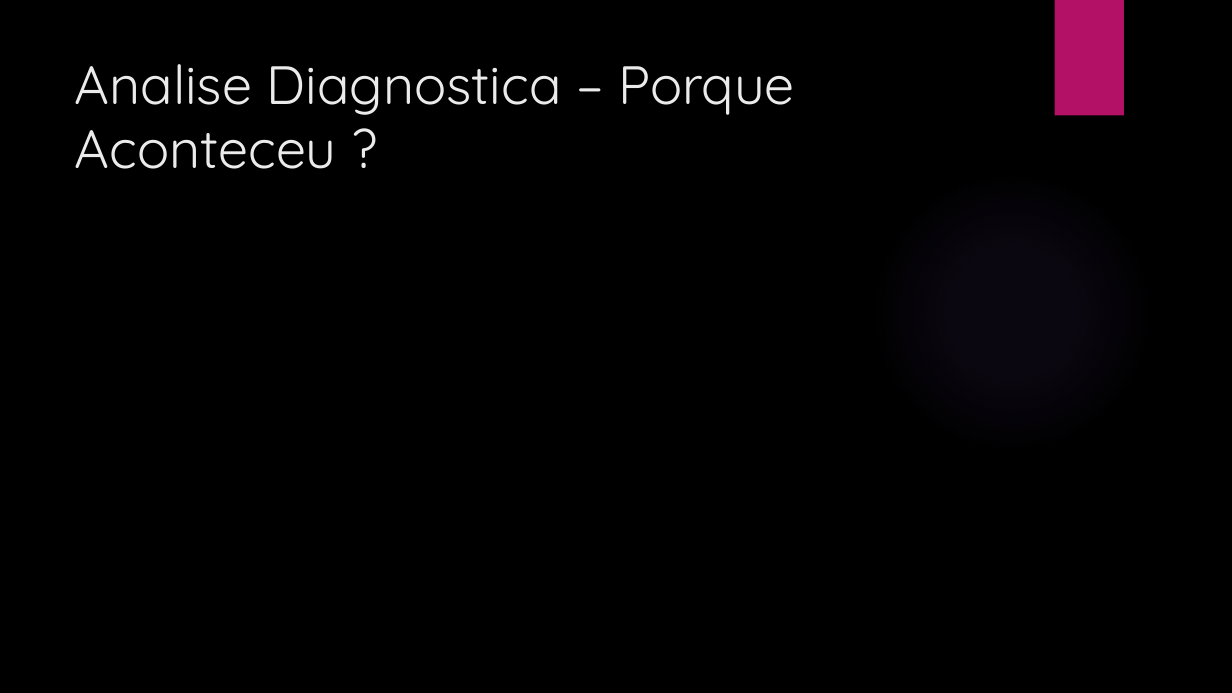
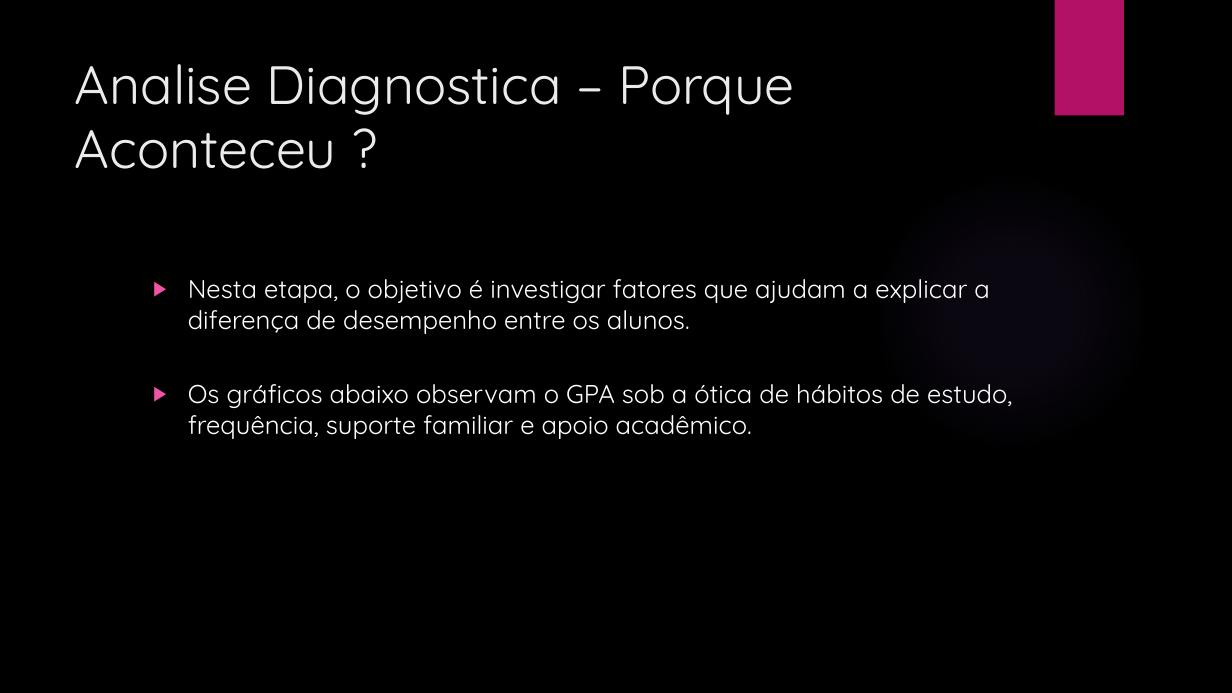
Before and after one commit to elvitin/students_perfomance_topicos_i, a slide deck: slide 24 of docs/Apresentacaotopicos.pptx (slide 18 before the commit). Drawn at 1232x693 pixels with LibreOffice and Linux fonts; fonts in the diff are those of the drawing; background and template pictures are left out. Boxes give left, top, right and bottom in pixels: in the first picture for what was removed or moved away, otherwise in the second. Text is boxed around its words. In the diff, an @@ line names an element or a change of style, - is before the commit and + after.

```diff
--- a/docs/Apresentacaotopicos.pptx
+++ b/docs/Apresentacaotopicos.pptx
@@ text added at <box>188,279,1012,439</box>, 20 pt, text #FFFFFF @@
+▶ Nesta etapa, o objetivo é investigar fatores que ajudam a explicar a diferença de desempenho entre os alunos.
+▶ Os gráficos abaixo observam o GPA sob a ótica de hábitos de estudo, frequência, suporte familiar e apoio acadêmico.
```
Also in this commit, not shown: 1 other slide changed, 22 slides added, 4 slides removed, 4 other files.
